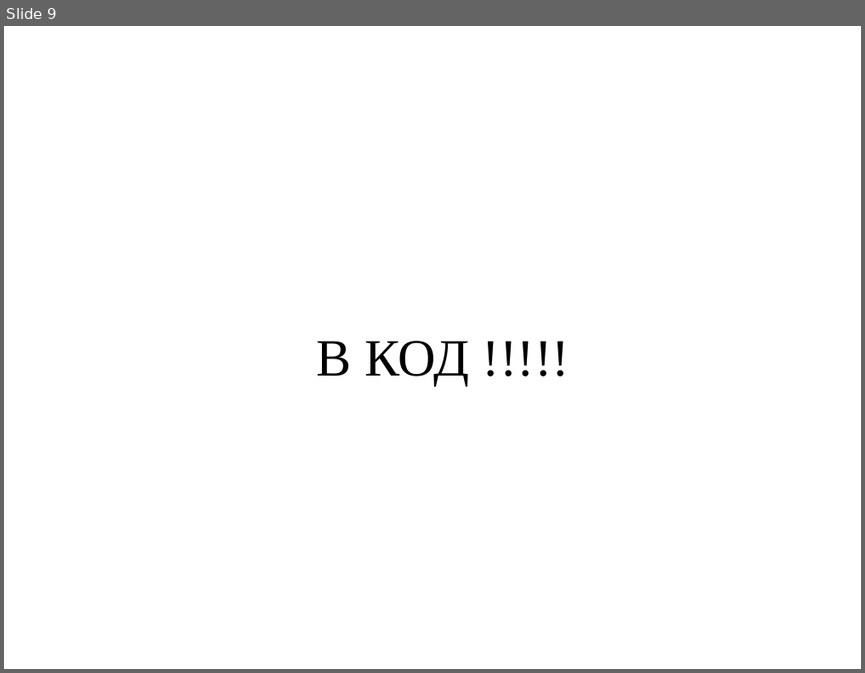
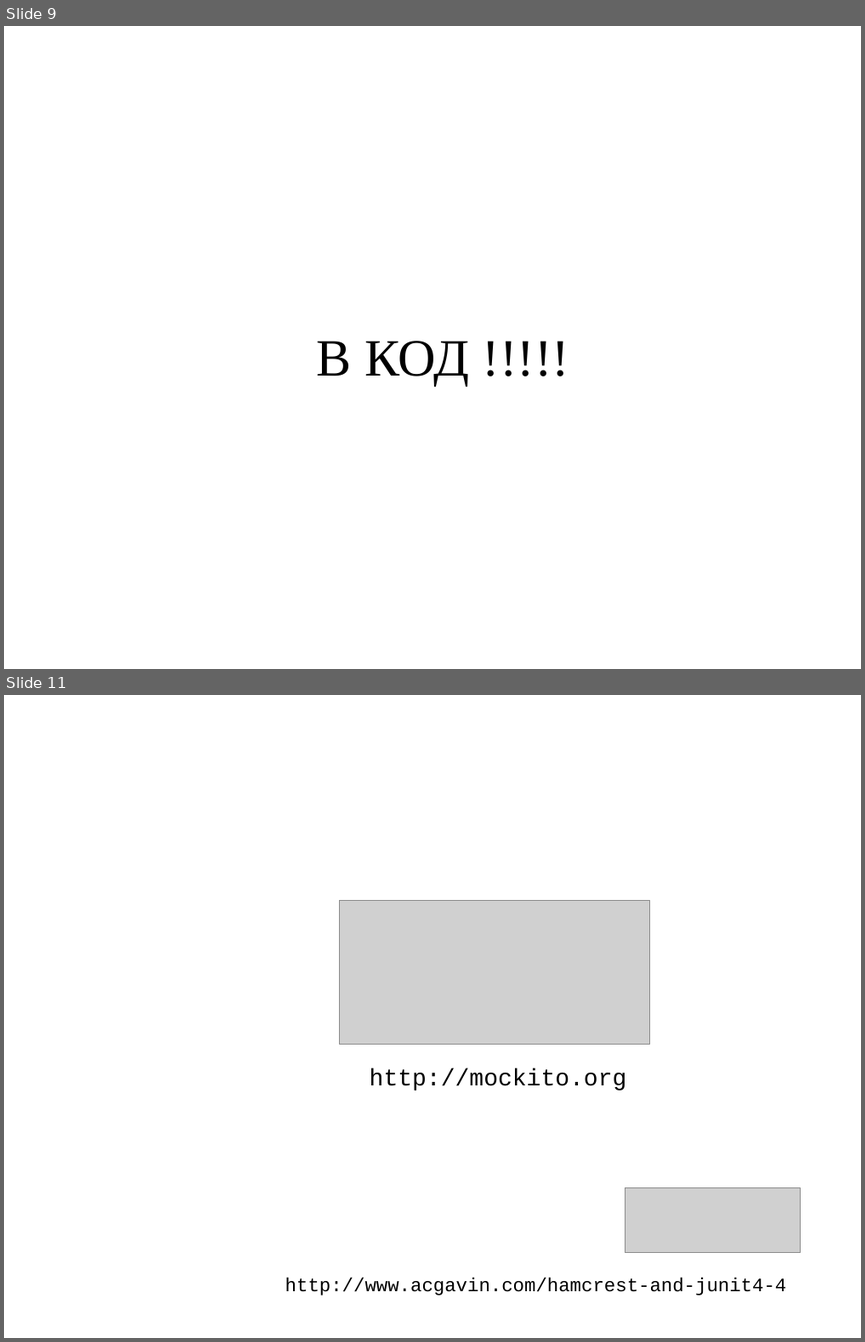
Before and after one commit to asolntsev/presentations, a slide deck: real-life-unit-tests/RealLifeUnitTests.devclub.rus.ppt. Shown one above the other, each under a label of ours: slide 9 before the commit, slides 9 and 11 after it; the slides between them are not shown. The pictures are 865x673 and 865x1342 pixels, drawn with LibreOffice and Linux fonts; fonts in the diff are those of the drawing; grey boxes stand for pictures; background and template pictures are left out. Boxes give left, top, right and bottom in pixels: in the first picture for what was removed or moved away, otherwise in the second. Text is boxed around its words. In the diff, an @@ line names an element or a change of style, - is before the commit and + after.

```diff
--- a/real-life-unit-tests/RealLifeUnitTests.devclub.rus.ppt
+++ b/real-life-unit-tests/RealLifeUnitTests.devclub.rus.ppt
@@ slide 11 added at bbox=[4, 695, 861, 1338], background picture (left out) @@
@@ picture added at bbox=[340, 901, 649, 1044] @@
@@ text added at bbox=[370, 1069, 627, 1090], 20 pt, text #000000 @@
+http://mockito.org
@@ picture added at bbox=[625, 1188, 800, 1252] @@
@@ text added at bbox=[285, 1277, 787, 1295], 16 pt, text #000000 @@
+http://www.acgavin.com/hamcrest-and-junit4-4
```
Also in this commit, not shown: 1 slide changed, 1 other slide added.
